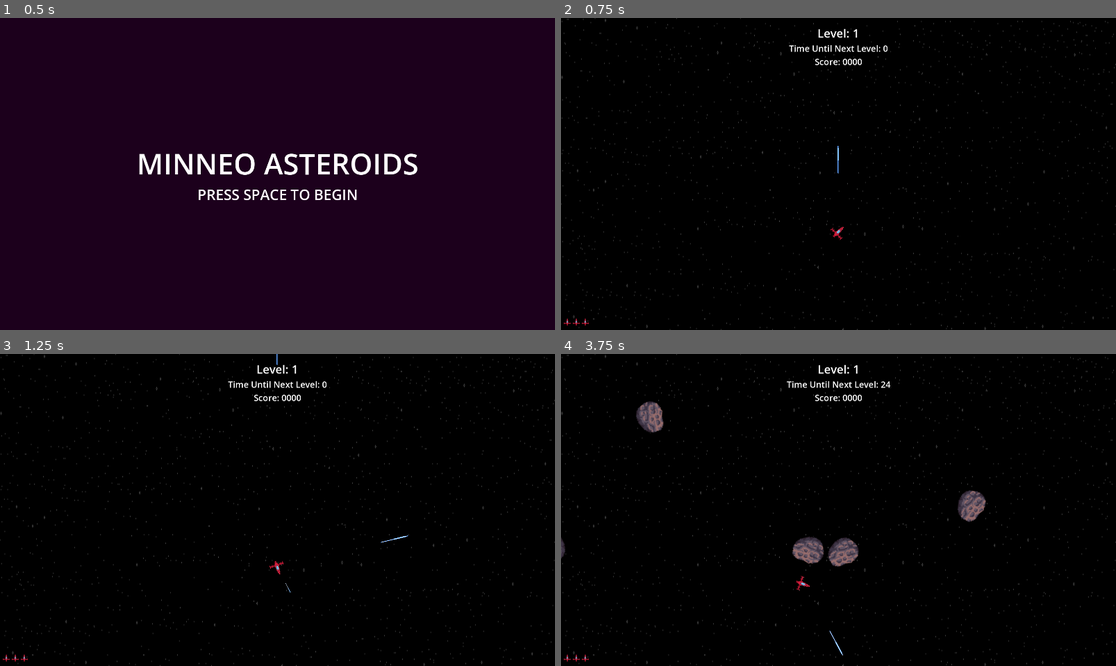
Above: before the commit, frames 1-4 (two rows, left to right).
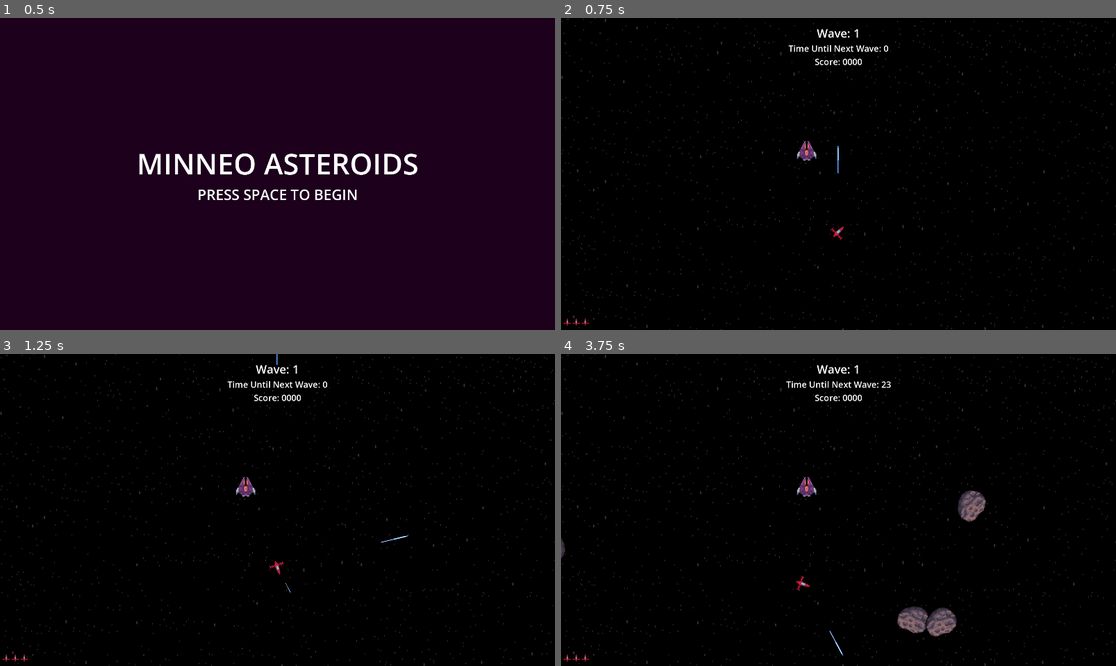
Above: after the commit, the same moments.

Repository: Minneo03/MinneoAsteroids
Game: Godot game, scene res://scenes/startScreen.tscn
Same seed, same stepped clock (60 frames per second), same inputs: the game is played once before the commit and once after it.
Inputs (mouse positions are in pixels of both pictures, inside the frame that each line leads up to):
- Up to frame 1 (0.5 s): no input
- Up to frame 2 (0.75 s): tap Space (start) at 0.5 s; move the mouse to (960, 158) at 0.52 s; press the mouse at (960, 158) at 0.53 s; hold D (rotateRight) from 0.53 s (still down)
- Up to frame 3 (1.25 s): keep holding D (rotateRight); tap Space (start) at 0.8 s
- Up to frame 4 (3.75 s): tap Space (start) at 1.25, 1.35, 2.3 s; move the mouse to (727, 525) at 1.27 s; release D (rotateRight) at 1.28 s; release the mouse at (727, 525) at 1.28 s; hold S (brake) 1.28-2.03 s; click (727, 525) at 1.55 s; move the mouse to (894, 441) at 2.02 s; hold W (boost) 2.03-2.78 s; hold D (rotateRight) 2.03-3.53 s; move the mouse to (810, 572) at 2.77 s; click (810, 572) at 2.85 s; move the mouse to (1005, 556) at 3.52 s; hold A (rotateLeft) from 3.53 s (still down); hold Space (start) from 3.53 s (still down)

Frame 1 is identical in both runs. In frame 2, 0.5% of the frame differs, in the area x 40-59%, y 3-46%; in frame 3, 0.5%; in frame 4, 2.4%, in the area x 13-72%, y 3-91%.

Commit message:
Began Prototyping Powerups
This will not work until I separate the asteroid borders from other area2Ds though

Diff:
--- a/scenes/asteroids.gd
+++ b/scenes/asteroids.gd
@@ -60,7 +60,9 @@
 			queue_free()
 		Global.score += 1000
 		get_tree().call_group('ui', 'update_score', Global.score)
-	else: #If the area entering the asteroid is the asteroid border, it will flip its position by mirroring it across the two middleX, middleY values.
+	elif (area.is_in_group("rapidFire")): #If the area entering the asteroid is the asteroid border, it will flip its position by mirroring it across the two middleX, middleY values.
+		print("buddy")
+	else:
 		if position.x > Global.middleX:
 			temp = position.x - Global.middleX
 			if position.y < Global.middleY*2:
--- a/scenes/level.tscn
+++ b/scenes/level.tscn
@@ -1,10 +1,11 @@
-[gd_scene load_steps=10 format=3 uid="uid://b84db7s16rnc7"]
+[gd_scene load_steps=11 format=3 uid="uid://b84db7s16rnc7"]
 
 [ext_resource type="PackedScene" uid="uid://bsur5vc4bivyx" path="res://scenes/background.tscn" id="1_3w848"]
 [ext_resource type="Script" path="res://scenes/level.gd" id="1_i6ndd"]
 [ext_resource type="PackedScene" uid="uid://d1xw2q81k08us" path="res://scenes/player.tscn" id="2_st3ky"]
 [ext_resource type="PackedScene" uid="uid://bcqnmtbmi4pxj" path="res://scenes/ui.tscn" id="4_admf6"]
 [ext_resource type="PackedScene" uid="uid://dnhg0di8ydc8f" path="res://scenes/asteroid_border.tscn" id="5_rf5e5"]
+[ext_resource type="PackedScene" uid="uid://dta1rrvx04q5g" path="res://scenes/rapid_fire.tscn" id="6_x1b4a"]
 
 [sub_resource type="RectangleShape2D" id="RectangleShape2D_jycik"]
 size = Vector2(1957, 20)
@@ -55,7 +56,7 @@
 one_shot = true
 
 [node name="LevelTimer" type="Timer" parent="."]
-wait_time = 3.0
+wait_time = 2.1
 one_shot = true
 
 [node name="AsteroidTimer" type="Timer" parent="."]
@@ -82,6 +83,8 @@
 position = Vector2(-153, 412)
 scale = Vector2(1, 70)
 
+[node name="Rapid Fire" parent="." instance=ExtResource("6_x1b4a")]
+
 [connection signal="laser" from="Player" to="." method="_on_player_laser"]
 [connection signal="timeout" from="LevelCooldown" to="." method="_on_level_cooldown_timeout"]
 [connection signal="timeout" from="LevelTimer" to="." method="_on_level_timer_timeout"]
--- a/scenes/player.gd
+++ b/scenes/player.gd
@@ -59,3 +59,6 @@
 #Reload Timer
 func _on_reload_timeout() -> void:
 	can_shoot = true
+
+func _on_rapid_fire() -> void:
+	$Reload.wait_time /=2
--- /dev/null
+++ b/scenes/rapidFire.gd
@@ -0,0 +1,12 @@
+extends CollisionShape2D
+
+signal rapidFire
+
+func _ready() -> void:
+	add_to_group('rapidFire')
+
+func _on_body_entered(_body: Node2D) -> void:
+	rapidFire.emit()
+
+func _on_rapid_fire() -> void:
+	get_tree().call_group('player', '_on_rapid_fire')
--- /dev/null
+++ b/scenes/rapid_fire.tscn
@@ -0,0 +1,21 @@
+[gd_scene load_steps=4 format=3 uid="uid://dta1rrvx04q5g"]
+
+[ext_resource type="Texture2D" uid="uid://s4j57jdmnf1b" path="res://Spaceship-shooter#01/Spaceships/Spaceship#01(24x24).png" id="1_335lu"]
+[ext_resource type="Script" path="res://scenes/rapidFire.gd" id="2_kcsr1"]
+
+[sub_resource type="CircleShape2D" id="CircleShape2D_yaa31"]
+radius = 53.0848
+
+[node name="Rapid Fire" type="Area2D"]
+
+[node name="Sprite2D" type="Sprite2D" parent="."]
+position = Vector2(850, 459)
+scale = Vector2(3, 2.83333)
+texture = ExtResource("1_335lu")
+
+[node name="CollisionShape2D" type="CollisionShape2D" parent="."]
+position = Vector2(851, 462)
+shape = SubResource("CircleShape2D_yaa31")
+script = ExtResource("2_kcsr1")
+
+[connection signal="rapidFire" from="CollisionShape2D" to="CollisionShape2D" method="_on_rapid_fire"]
--- a/scenes/ui.gd
+++ b/scenes/ui.gd
@@ -15,10 +15,10 @@
 
 #The next 3 methods update their relevant labels on the top of the UI during the main game.
 func update_level(level):
-	$"Score Margin/VBoxContainer/LevelLabel".text = "Level: " + str(level)
+	$"Score Margin/VBoxContainer/LevelLabel".text = "Wave: " + str(level)
 
 func update_score(score):
 	$"Score Margin/VBoxContainer/ScoreLabel".text = "Score: " + str(score)
 
 func update_time(time):
-	$"Score Margin/VBoxContainer/TimeLabel".text = "Time Until Next Level: " + str(time)
+	$"Score Margin/VBoxContainer/TimeLabel".text = "Time Until Next Wave: " + str(time)
--- a/scenes/ui.tscn
+++ b/scenes/ui.tscn
@@ -21,13 +21,13 @@
 [node name="LevelLabel" type="Label" parent="Score Margin/VBoxContainer"]
 layout_mode = 2
 theme_override_font_sizes/font_size = 40
-text = "Level: 1"
+text = "Wave: 1"
 horizontal_alignment = 1
 
 [node name="TimeLabel" type="Label" parent="Score Margin/VBoxContainer"]
 layout_mode = 2
 theme_override_font_sizes/font_size = 30
-text = "Time Until Next Level: "
+text = "Time Until Next Wave: 0"
 
 [node name="ScoreLabel" type="Label" parent="Score Margin/VBoxContainer"]
 layout_mode = 2
